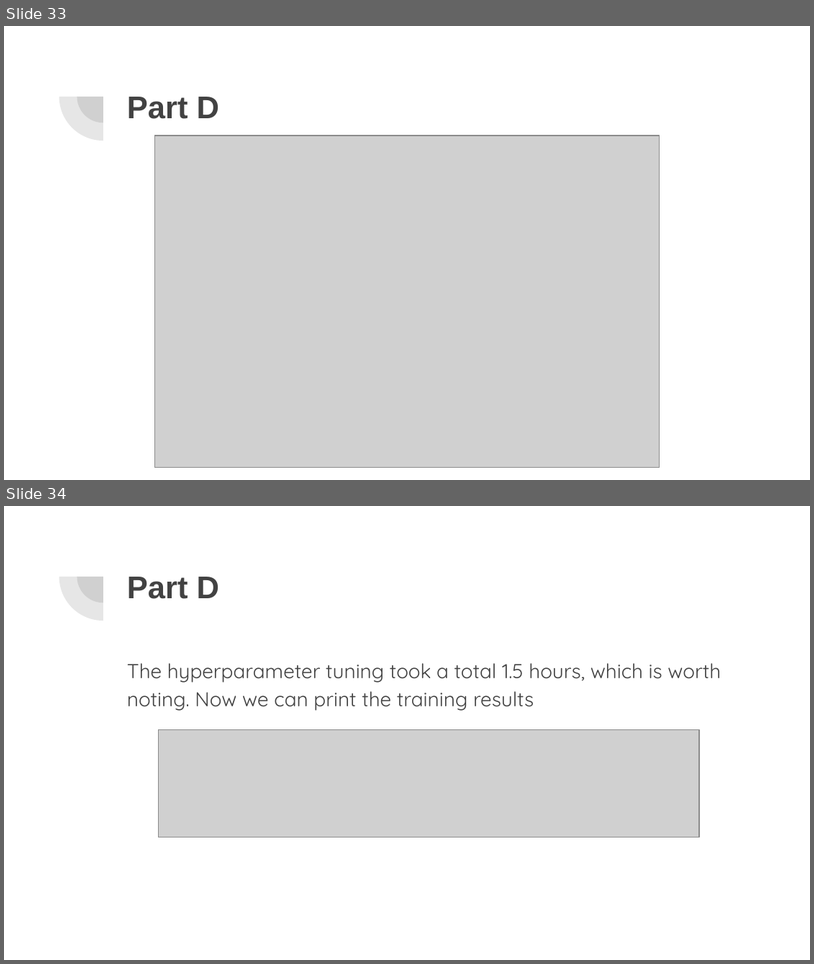
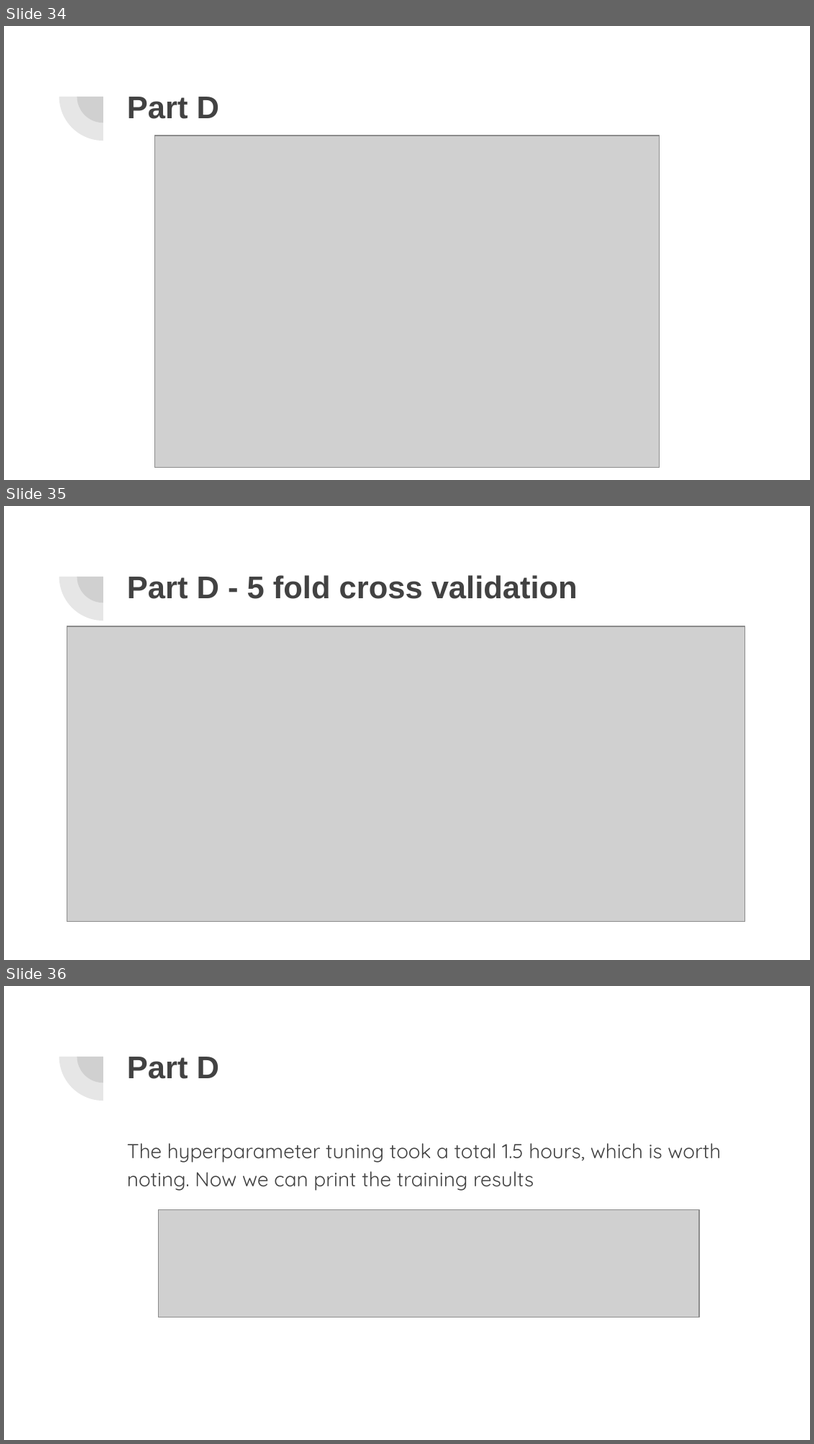
Before and after one commit to NontasBak/PR-Machine-Learning, a slide deck: Team40.pptx. Shown one above the other, each under a label of ours: slides 33 and 34 before the commit, slides 34, 35 and 36 after it. The pictures are 814x964 and 814x1444 pixels, drawn with LibreOffice and Linux fonts; fonts in the diff are those of the drawing; grey boxes stand for pictures. Boxes give left, top, right and bottom in pixels: in the first picture for what was removed or moved away, otherwise in the second. Text is boxed around its words. In the diff, an @@ line names an element or a change of style, - is before the commit and + after.

```diff
--- a/Team40.pptx
+++ b/Team40.pptx
@@ slide 35 added at box(4, 506, 810, 960), background #FFFFFF; not listed: 2 template elements that a slide beside it also shows @@
@@ title added at box(127, 575, 578, 599), 28 pt, text #424242, bold @@
+Part D - 5 fold cross validation
@@ picture added at box(67, 626, 745, 921) @@
@@ what was slide 33 is now slide 34 @@
@@ what was slide 34 is now slide 36 @@
```
Also in this commit, not shown: 2 slides changed, 2 other slides added, 1 slide removed, 2 other files.
